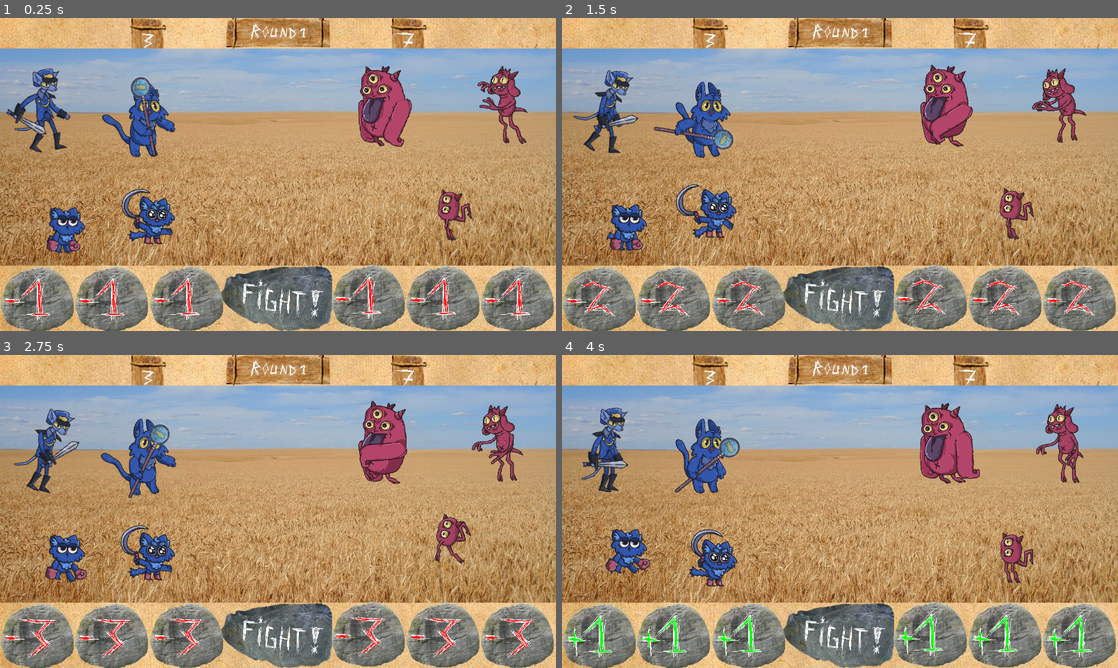
Above: before the commit, frames 1-4 (two rows, left to right).
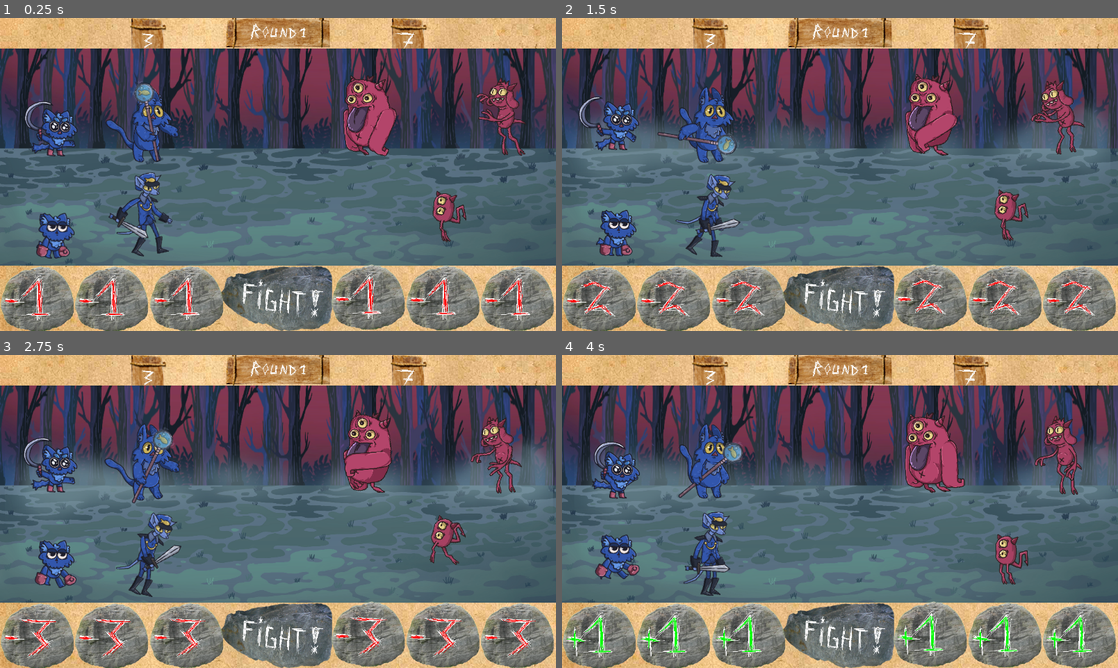
Above: after the commit, the same moments.

Repository: Onizik/Ludum04.24
Game: Godot game, scene res://scenes/main_game.tscn
Same seed, same stepped clock (60 frames per second), same inputs: the game is played once before the commit and once after it. The project has no main scene, so this scene is started directly.
Inputs (mouse positions are in pixels of both pictures, inside the frame that each line leads up to):
- Up to frame 1 (0.25 s): no input
- Up to frame 2 (1.5 s): click (840, 299) at 0.5 s; click (600, 299) at 1.25 s
- Up to frame 3 (2.75 s): click (111, 636) at 2 s
- Up to frame 4 (4 s): click (751, 636) at 2.75 s; click (928, 633) at 3.5 s

The runs differ from the first frame. In frame 1, 68% of the frame differs, in the area x 0-100%, y 9-80%; in frame 2, 68%; in frame 3, 68%; in frame 4, 68%.

Commit message:
add background

Diff:
--- a/scenes/main_game.tscn
+++ b/scenes/main_game.tscn
@@ -1,12 +1,14 @@
-[gd_scene load_steps=20 format=3 uid="uid://cdrc1qlfdrr2f"]
+[gd_scene load_steps=25 format=3 uid="uid://cdrc1qlfdrr2f"]
 
 [ext_resource type="Script" path="res://scripts/main_game.gd" id="1_ld8cn"]
-[ext_resource type="Texture2D" uid="uid://cblcsys1a53p3" path="res://assets/game/bg/field_temp.jpg" id="1_xgweq"]
+[ext_resource type="Texture2D" uid="uid://deqp6y2gi4x7f" path="res://assets/game/bg/field.png" id="2_0faxp"]
 [ext_resource type="Texture2D" uid="uid://bmeykj52gn6a5" path="res://assets/ui/header_bg.png" id="2_5k2rg"]
+[ext_resource type="Texture2D" uid="uid://g0dihpj22e0q" path="res://assets/game/bg/trees.png" id="3_07rop"]
 [ext_resource type="Texture2D" uid="uid://demu3ij8tlmsl" path="res://assets/game/head/count1.png" id="3_blu5f"]
 [ext_resource type="PackedScene" uid="uid://c2i2u3j54rnpu" path="res://assets/game/animations/cat.tscn" id="3_ejefy"]
 [ext_resource type="Texture2D" uid="uid://bs4gjex1wmbve" path="res://assets/ui/footer_bg.png" id="3_m1jyi"]
 [ext_resource type="Texture2D" uid="uid://ma7jvr1845lj" path="res://assets/game/head/count2.png" id="4_fxfwm"]
+[ext_resource type="Texture2D" uid="uid://cvvp6jdj33mxf" path="res://assets/game/bg/fog.png" id="4_kwsf6"]
 [ext_resource type="Texture2D" uid="uid://dcy0eylkb6lve" path="res://assets/game/head/round.png" id="5_j5a7s"]
 [ext_resource type="Texture2D" uid="uid://dte3vwlhxmcgn" path="res://assets/game/spells/fight_button.png" id="7_ex2rl"]
 [ext_resource type="Texture2D" uid="uid://cjmhults188lh" path="res://assets/game/spells/m1.png" id="8_0anl8"]
@@ -16,6 +18,68 @@
 [ext_resource type="Texture2D" uid="uid://b4a1wyvxa2afo" path="res://assets/game/spells/p2.png" id="12_h0fb3"]
 [ext_resource type="Texture2D" uid="uid://p1mudxgx4rla" path="res://assets/game/spells/p3.png" id="13_lh688"]
 [ext_resource type="PackedScene" uid="uid://bc1qrum2m26d8" path="res://assets/game/animations/bes.tscn" id="19_d6v85"]
+
+[sub_resource type="Animation" id="Animation_ybfr5"]
+resource_name = "fog"
+length = 10.0
+loop_mode = 1
+tracks/0/type = "value"
+tracks/0/imported = false
+tracks/0/enabled = true
+tracks/0/path = NodePath("field/fog:modulate")
+tracks/0/interp = 1
+tracks/0/loop_wrap = true
+tracks/0/keys = {
+"times": PackedFloat32Array(0, 2),
+"transitions": PackedFloat32Array(1, 1),
+"update": 0,
+"values": [Color(1, 1, 1, 0), Color(1, 1, 1, 1)]
+}
+tracks/1/type = "value"
+tracks/1/imported = false
+tracks/1/enabled = true
+tracks/1/path = NodePath("field/fog:position")
+tracks/1/interp = 1
+tracks/1/loop_wrap = true
+tracks/1/keys = {
+"times": PackedFloat32Array(0, 2, 4.5, 7.5),
+"transitions": PackedFloat32Array(1, 1, 1, 1),
+"update": 0,
+"values": [Vector2(0, 0), Vector2(0, 0), Vector2(35.865, 0), Vector2(-31.135, 0.19)]
+}
+
+[sub_resource type="Animation" id="Animation_xu7rj"]
+length = 0.001
+tracks/0/type = "value"
+tracks/0/imported = false
+tracks/0/enabled = true
+tracks/0/path = NodePath("field/fog:modulate")
+tracks/0/interp = 1
+tracks/0/loop_wrap = true
+tracks/0/keys = {
+"times": PackedFloat32Array(0),
+"transitions": PackedFloat32Array(1),
+"update": 0,
+"values": [Color(1, 1, 1, 0)]
+}
+tracks/1/type = "value"
+tracks/1/imported = false
+tracks/1/enabled = true
+tracks/1/path = NodePath("field/fog:position")
+tracks/1/interp = 1
+tracks/1/loop_wrap = true
+tracks/1/keys = {
+"times": PackedFloat32Array(0),
+"transitions": PackedFloat32Array(1),
+"update": 0,
+"values": [Vector2(0, 0)]
+}
+
+[sub_resource type="AnimationLibrary" id="AnimationLibrary_gwms2"]
+_data = {
+"RESET": SubResource("Animation_xu7rj"),
+"fog": SubResource("Animation_ybfr5")
+}
 
 [sub_resource type="SpriteFrames" id="SpriteFrames_5bgcr"]
 animations = [{
@@ -59,41 +123,54 @@
 [node name="main_game" type="Node2D"]
 script = ExtResource("1_ld8cn")
 
+[node name="anim_game" type="AnimationPlayer" parent="."]
+libraries = {
+"": SubResource("AnimationLibrary_gwms2")
+}
+
+[node name="field" type="Sprite2D" parent="."]
+position = Vector2(640, 400)
+texture = ExtResource("2_0faxp")
+
+[node name="tree" type="Sprite2D" parent="field"]
+position = Vector2(0, -220)
+texture = ExtResource("3_07rop")
+
+[node name="fog" type="Sprite2D" parent="field"]
+modulate = Color(1, 1, 1, 0)
+texture = ExtResource("4_kwsf6")
+
 [node name="bes" parent="." instance=ExtResource("19_d6v85")]
 top_level = true
 light_mask = 0
 visibility_layer = 2
 z_index = 1
 texture_filter = 1
-position = Vector2(893, 206)
+position = Vector2(858, 227)
 
 [node name="bes2" parent="." instance=ExtResource("19_d6v85")]
 z_index = 2
-position = Vector2(1034, 439)
+position = Vector2(1022, 442)
 
 [node name="bes3" parent="." instance=ExtResource("19_d6v85")]
 z_index = 2
-position = Vector2(1151, 201)
+position = Vector2(1148, 228)
 
 [node name="cat" parent="." instance=ExtResource("3_ejefy")]
 z_index = 2
-position = Vector2(108, 220)
+position = Vector2(343, 459)
 
 [node name="cat2" parent="." instance=ExtResource("3_ejefy")]
 z_index = 2
-position = Vector2(335, 221)
+position = Vector2(343, 233)
 
 [node name="cat3" parent="." instance=ExtResource("3_ejefy")]
 z_index = 2
-position = Vector2(144, 437)
+position = Vector2(120, 450)
 
 [node name="cat4" parent="." instance=ExtResource("3_ejefy")]
 z_index = 2
-position = Vector2(352, 437)
-
-[node name="bg" type="Sprite2D" parent="."]
-position = Vector2(640, 240)
-texture = ExtResource("1_xgweq")
+position = Vector2(128, 235)
 
 [node name="header_bg" type="Sprite2D" parent="."]
 position = Vector2(640, 35)
--- a/scripts/main_game.gd
+++ b/scripts/main_game.gd
@@ -3,6 +3,8 @@
 
 # Called when the node enters the scene tree for the first time.
 func _ready():
+	$anim_game.play("fog")
+
 	$bes/bes1.visible = true
 	$bes/bes2.visible = false
 	$bes/bes3.visible = false
Binary file added: assets/game/bg/field.png
Not shown, added: assets/game/bg/field.png.import
Binary file added: assets/game/bg/fog.png
Not shown, added: assets/game/bg/fog.png.import
Binary file added: assets/game/bg/trees.png
Not shown, added: assets/game/bg/trees.png.import
